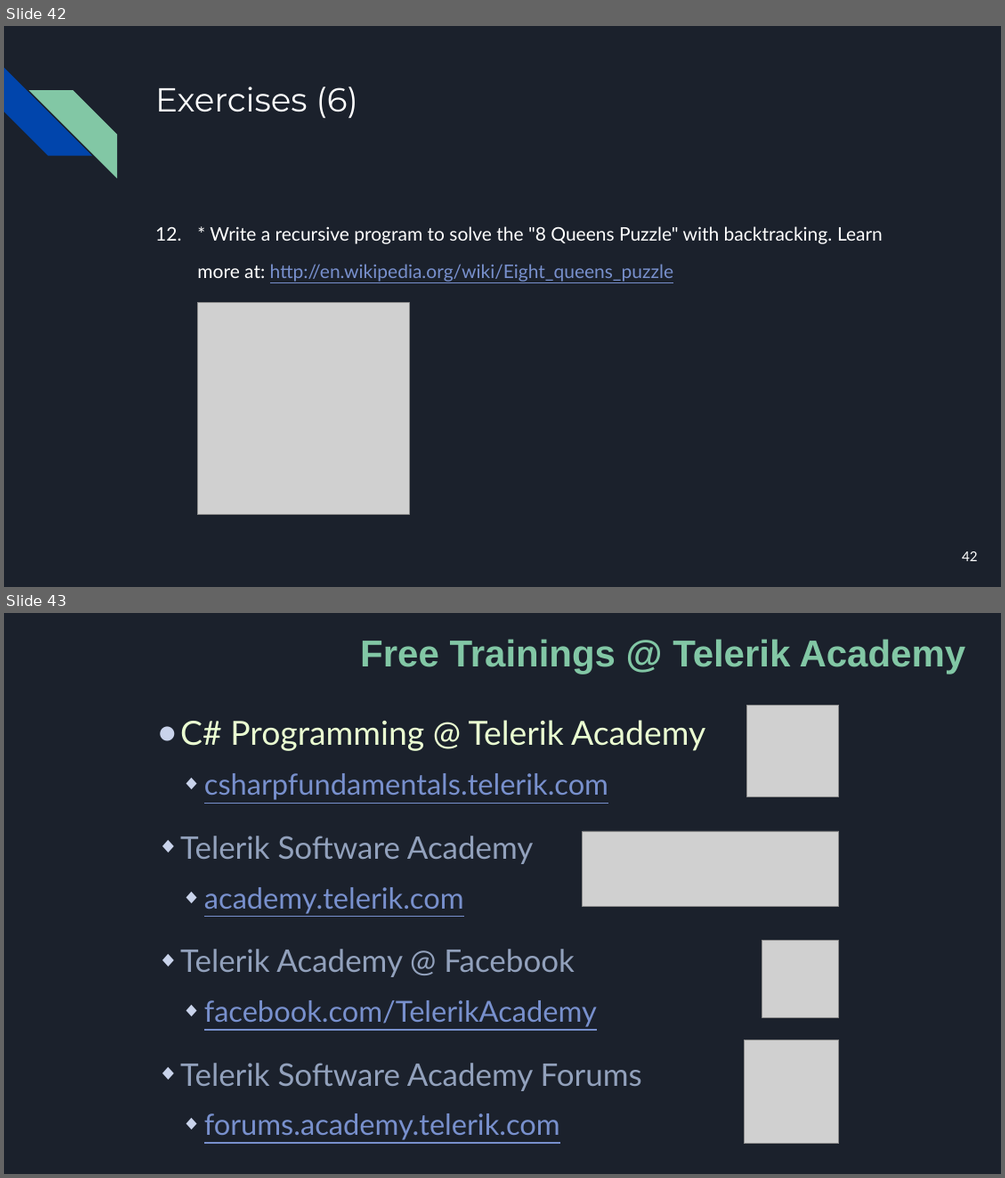
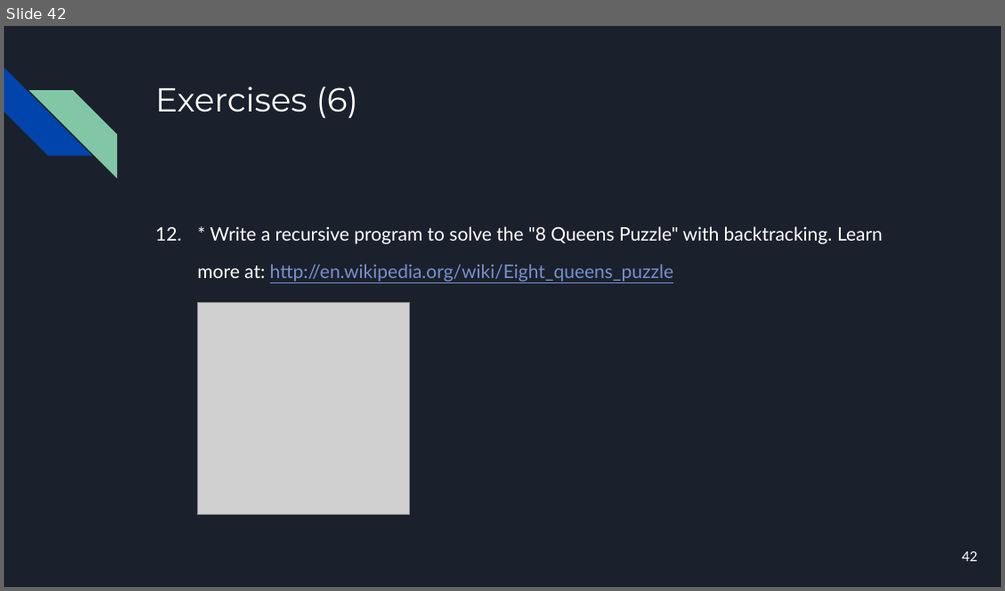
Before and after one commit to bulhard/DSA2022, a slide deck: _Presentations/08 Recursion.pptx. Shown one above the other, each under a label of ours: slides 42 and 43 before the commit, slide 42 after it. The pictures are 1005x1178 and 1005x591 pixels, drawn with LibreOffice and Linux fonts; fonts in the diff are those of the drawing; grey boxes stand for pictures. Boxes give left, top, right and bottom in pixels: in the first picture for what was removed or moved away, otherwise in the second. Text is boxed around its words. In the diff, an @@ line names an element or a change of style, - is before the commit and + after.

```diff
--- a/_Presentations/08 Recursion.pptx
+++ b/_Presentations/08 Recursion.pptx
@@ slide 43 removed at (4, 613, 1001, 1174), background #1B212C @@
@@ title removed at (360, 639, 966, 674) @@
-Free Trainings @ Telerik Academy
@@ picture removed at (747, 705, 840, 797) @@
@@ text removed at (180, 720, 705, 1140) @@
-● C# Programming @ Telerik Academy
-    ◆ csharpfundamentals.telerik.com
-  ◆ Telerik Software Academy
-    ◆ academy.telerik.com
-  ◆ Telerik Academy @ Facebook
-    ◆ facebook.com/TelerikAcademy
-  ◆ Telerik Software Academy Forums
-    ◆ forums.academy.telerik.com
@@ picture removed at (582, 831, 840, 906) @@
@@ picture removed at (762, 941, 840, 1018) @@
@@ picture removed at (744, 1040, 839, 1144) @@
```
Also in this commit, not shown: 12 other slides removed.
